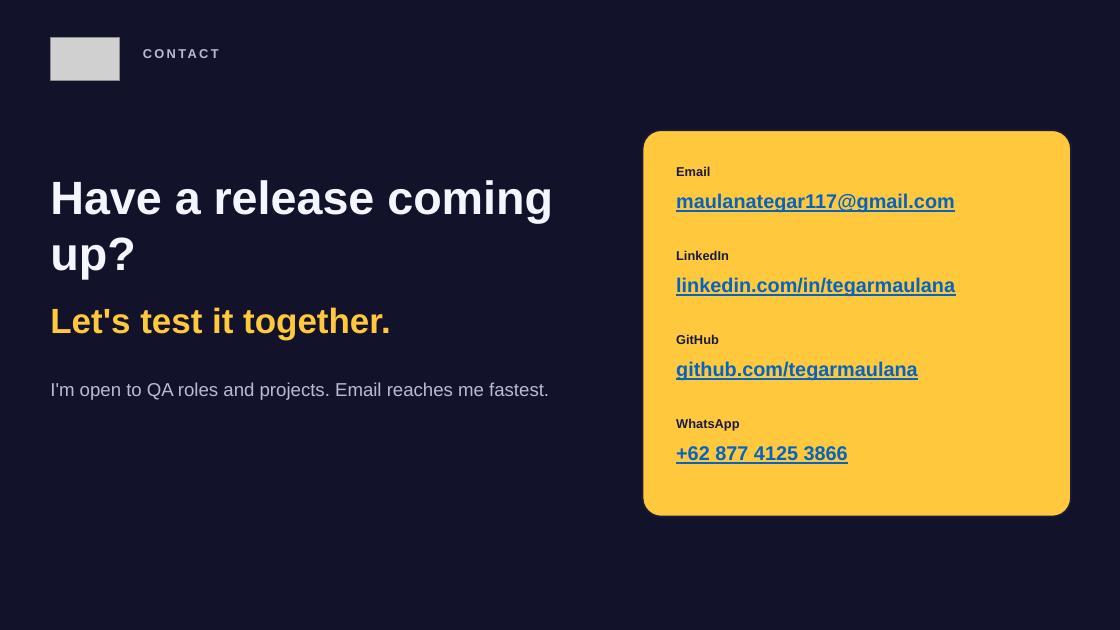
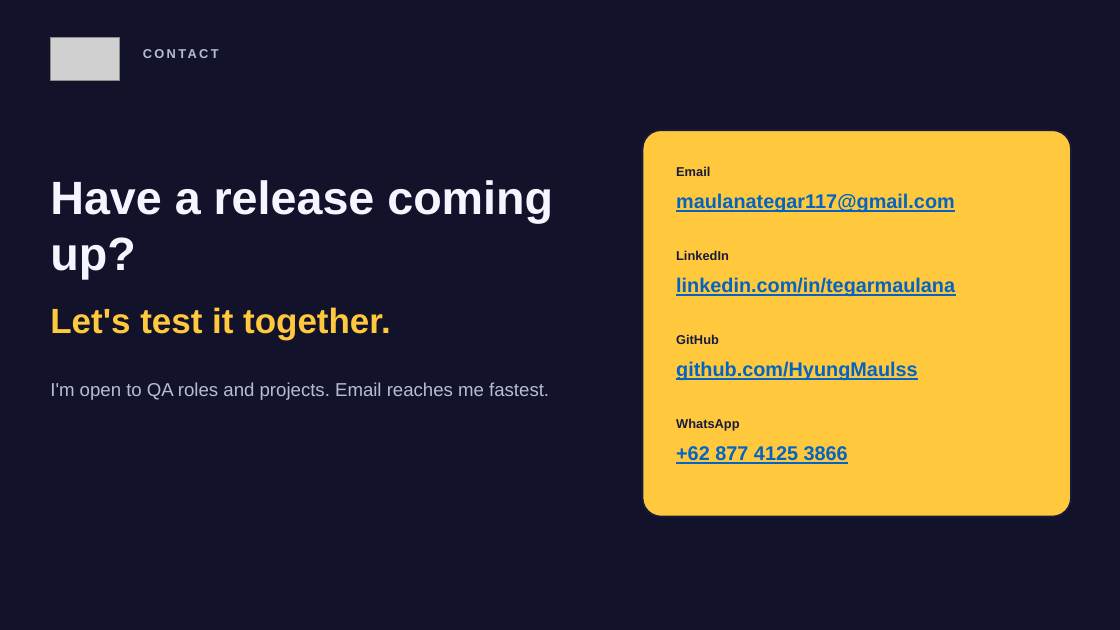
Before and after one commit to HyungMaulss/tegar-portfolio, a slide deck: slide 7 of public/Tegar-Maulana-Resume.pptx. Drawn at 1120x630 pixels with LibreOffice and Linux fonts; fonts in the diff are those of the drawing; grey boxes stand for pictures. Boxes give left, top, right and bottom in pixels: in the first picture for what was removed or moved away, otherwise in the second. Text is boxed around its words. In the diff, an @@ line names an element or a change of style, - is before the commit and + after.

```diff
--- a/public/Tegar-Maulana-Resume.pptx
+++ b/public/Tegar-Maulana-Resume.pptx
@@ text at bbox=[676, 361, 918, 380]: text changed @@
-github.com/tegarmaulana
+github.com/HyungMaulss
```
Also in this commit, not shown: 1 other file.
